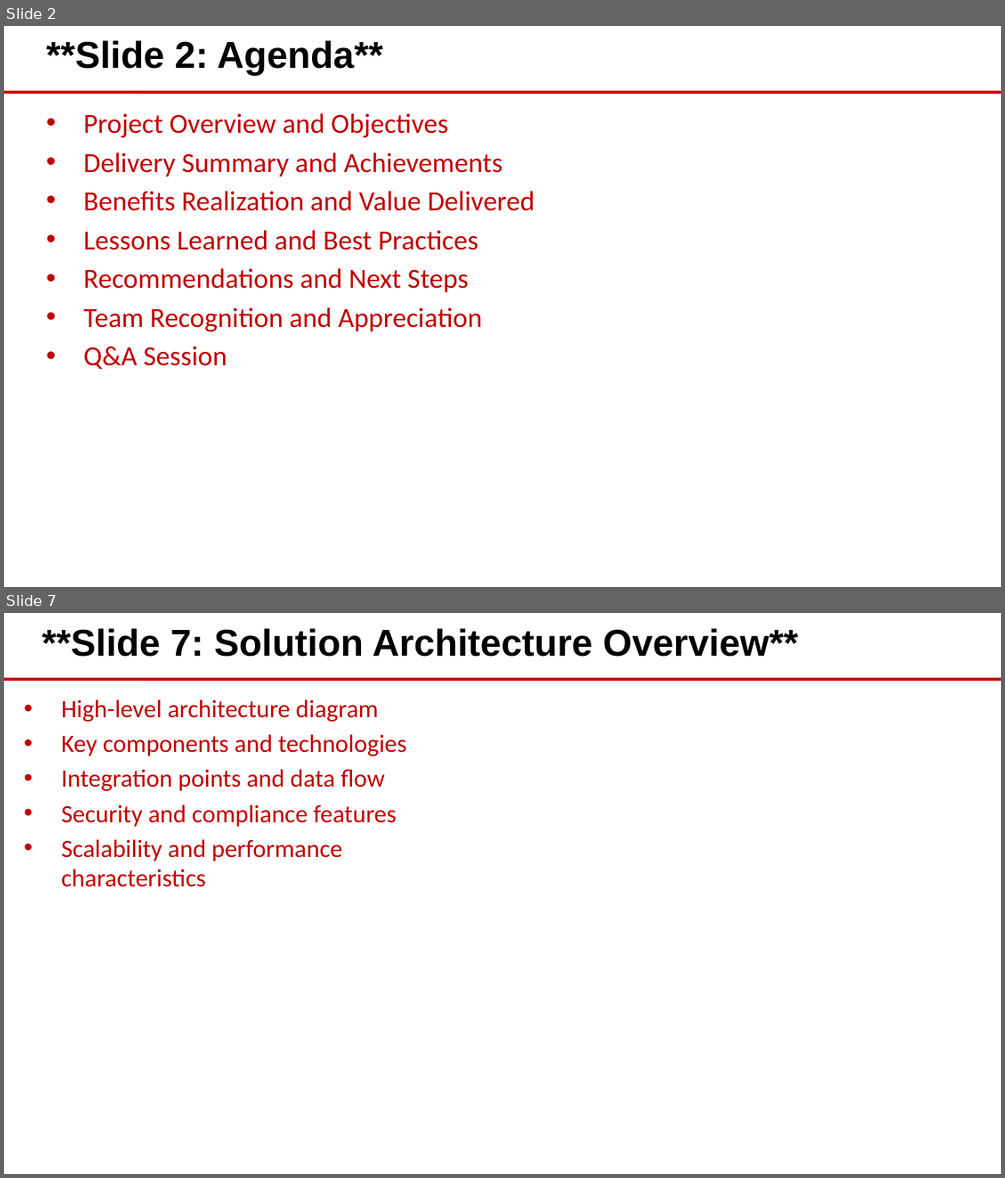
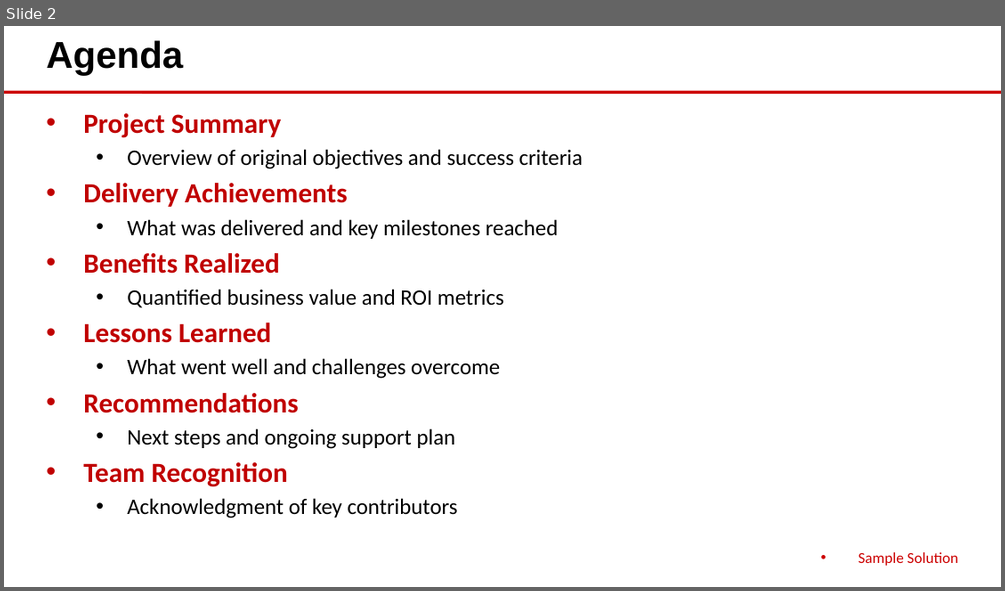
Before and after one commit to eoframework/solutions, a slide deck: solution-template/sample-provider/sample-category/sample-solution/delivery/closeout-presentation.pptx. Shown one above the other, each under a label of ours: slides 2 and 7 before the commit, slide 2 after it; the slides between them are not shown. The pictures are 1005x1178 and 1005x591 pixels, drawn with LibreOffice and Linux fonts; fonts in the diff are those of the drawing; background and template pictures are left out. Boxes give left, top, right and bottom in pixels: in the first picture for what was removed or moved away, otherwise in the second. Text is boxed around its words. In the diff, an @@ line names an element or a change of style, - is before the commit and + after.

Commit message:
Update solution-template with consolidated delivery structure
- Update detailed-design.md with universal 10-section structure
- Add contextual intro text to all sections before tables/bullets/diagrams
- Consolidate legacy files into project-plan.csv and implementation-guide.md:
  - roles.csv → RACI Matrix section in project-plan.csv
  - communication-plan.csv → Communications Plan section in project-plan.csv
  - training-plan.csv → Training Program section in implementation-guide.md
- Remove requirements.csv (belongs in presales SOW)
- Regenerate all Office files with updated converters
- Update delivery README with new structure reference

```diff
--- a/solution-template/sample-provider/sample-category/sample-solution/delivery/closeout-presentation.pptx
+++ b/solution-template/sample-provider/sample-category/sample-solution/delivery/closeout-presentation.pptx
@@ slide 7 removed at (x1=4, y1=613, x2=1001, y2=1174), background #FFFFFF; not listed: 1 template element that a slide beside it also shows @@
@@ text removed at (x1=42, y1=628, x2=798, y2=657) @@
-**Slide 7: Solution Architecture Overview**
@@ text removed at (x1=61, y1=699, x2=407, y2=887) @@
-• High-level architecture diagram
-• Key components and technologies
-• Integration points and data flow
-• Security and compliance features
-• Scalability and performance characteristics
@@ slide 2 changed as well @@
@@ text at (x1=46, y1=40, x2=183, y2=76): text changed @@
-**Slide 2: Agenda**
+Agenda
@@ text at (x1=83, y1=113, x2=582, y2=518): text changed; size 20 to 16 pt; text colour #C00000 to #000000 @@
-• Project Overview and Objectives
-• Delivery Summary and Achievements
-• Benefits Realization and Value Delivered
-• Lessons Learned and Best Practices
-• Recommendations and Next Steps
-• Team Recognition and Appreciation
-• Q&A Session
+• Project Summary
+  • Overview of original objectives and success criteria
+• Delivery Achievements
+  • What was delivered and key milestones reached
+• Benefits Realized
+  • Quantified business value and ROI metrics
+• Lessons Learned
+  • What went well and challenges overcome
+• Recommendations
+  • Next steps and ongoing support plan
+• Team Recognition
+  • Acknowledgment of key contributors
@@ text added at (x1=858, y1=552, x2=958, y2=565), 11 pt, text #CC0000 @@
+• Sample Solution
```
Also in this commit, not shown: 1 other slide changed, 9 slides added, 33 other slides removed, 20 other files.
